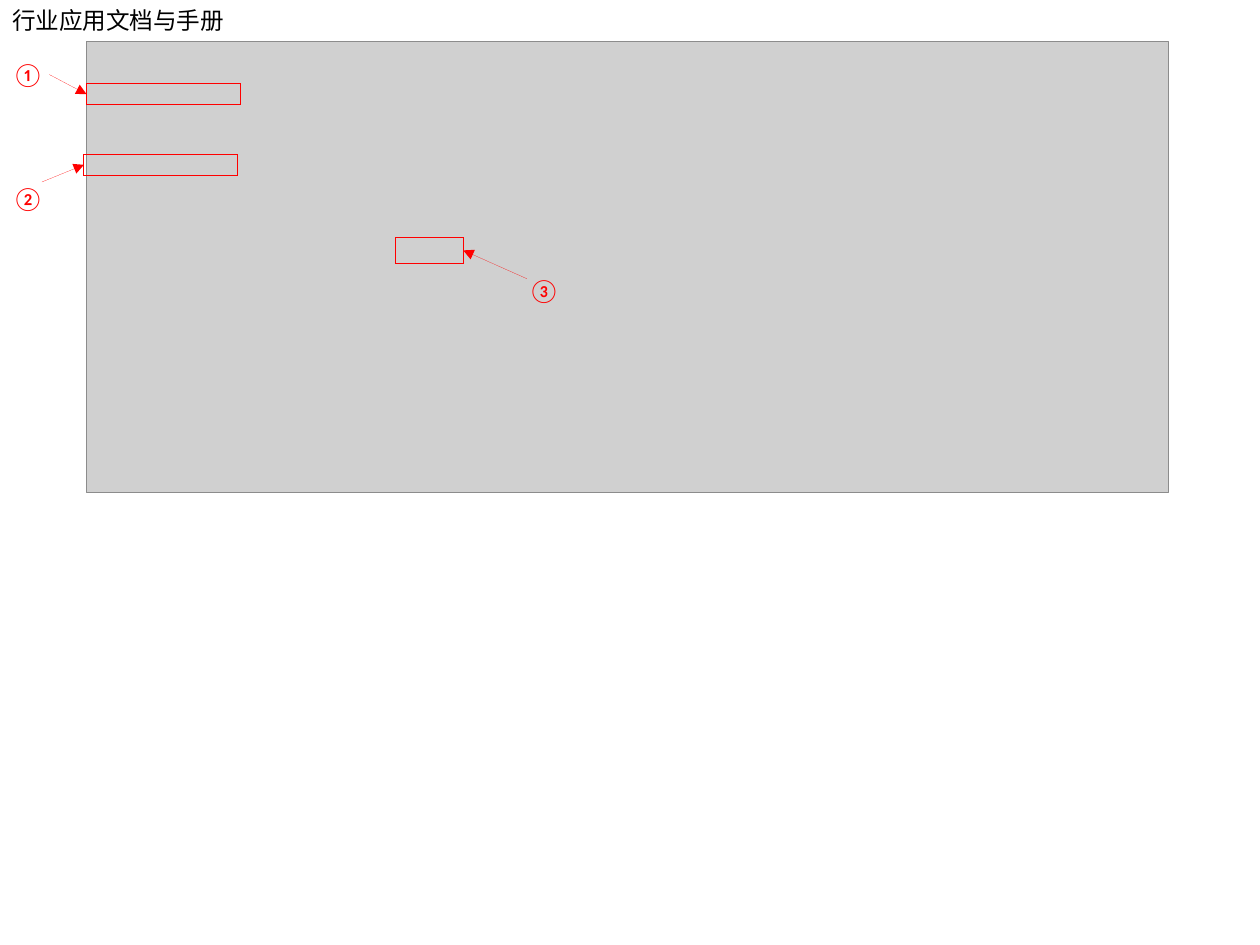
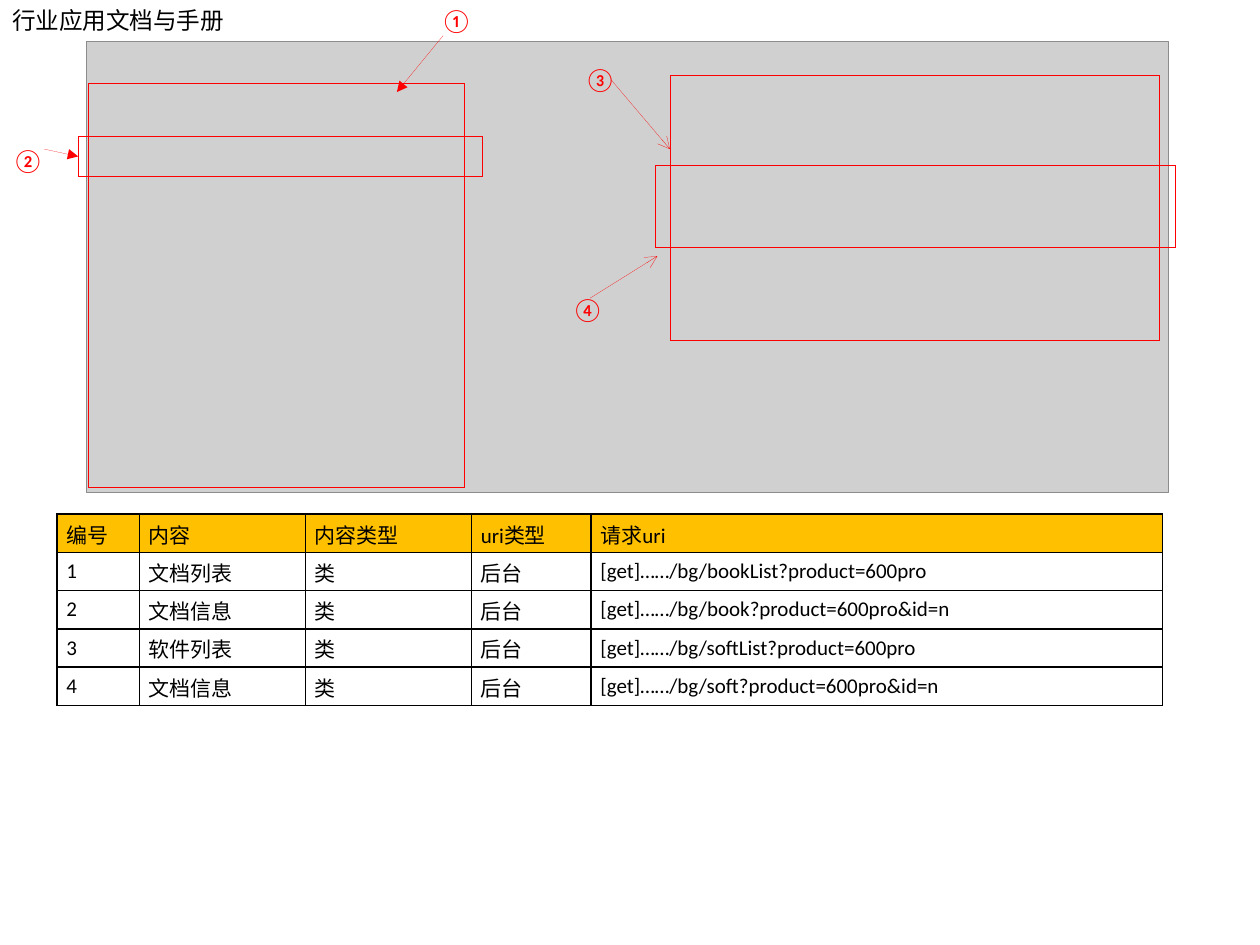
Before and after one commit to shining-force/My2019, a slide deck: slide 8 of MyCompany/资源汇总.pptx. Drawn at 1260x945 pixels with LibreOffice and Linux fonts; fonts in the diff are those of the drawing; grey boxes stand for pictures. Boxes give left, top, right and bottom in pixels: in the first picture for what was removed or moved away, otherwise in the second. Text is boxed around its words. In the diff, an @@ line names an element or a change of style, - is before the commit and + after.

```diff
--- a/MyCompany/资源汇总.pptx
+++ b/MyCompany/资源汇总.pptx
@@ text "①": place and size @@
-text "①" at (12, 64, 43, 87)
+text "①" at (441, 10, 472, 33)
@@ arrow moved from (42, 181) - (84, 165) to (444, 35) - (397, 92) @@
@@ text "③": place and size @@
-text "③" at (528, 280, 559, 303)
+text "③" at (585, 69, 616, 92)
@@ rectangle: place and size @@
-rectangle at (84, 155, 238, 175)
+rectangle at (88, 83, 464, 488)
@@ arrow added from (611, 79) to (670, 149), #FF0000 0 pt @@
@@ rectangle added at (670, 76, 1159, 340), outline #FF0000 0 pt @@
@@ text "②": place and size @@
-text "②" at (12, 188, 43, 211)
+text "②" at (12, 150, 43, 173)
@@ arrow moved from (49, 74) - (87, 94) to (44, 149) - (78, 156) @@
@@ rectangle: place and size @@
-rectangle at (87, 84, 241, 105)
+rectangle at (78, 136, 483, 176)
@@ rectangle added at (655, 166, 1176, 248), outline #FF0000 0 pt @@
@@ rectangle removed at (396, 237, 464, 263) @@
@@ arrow moved from (527, 278) - (464, 251) to (590, 299) - (658, 256) @@
@@ arrow (590, 299) - (658, 256): arrowheads changed @@
@@ text added at (572, 299, 603, 322), 13.5 pt, text #FF0000 @@
+④
@@ table added at (57, 514, 1163, 706), 5 rows, 5 columns @@
+编号 | 内容 | 内容类型 | uri类型 | 请求uri
+1 | 文档列表 | 类 | 后台 | [get]……/bg/bookList?product=600pro
+2 | 文档信息 | 类 | 后台 | [get]……/bg/book?product=600pro&id=n
+3 | 软件列表 | 类 | 后台 | [get]……/bg/softList?product=600pro
+4 | 文档信息 | 类 | 后台 | [get]……/bg/soft?product=600pro&id=n
```
Also in this commit, not shown: 2 other slides changed.
